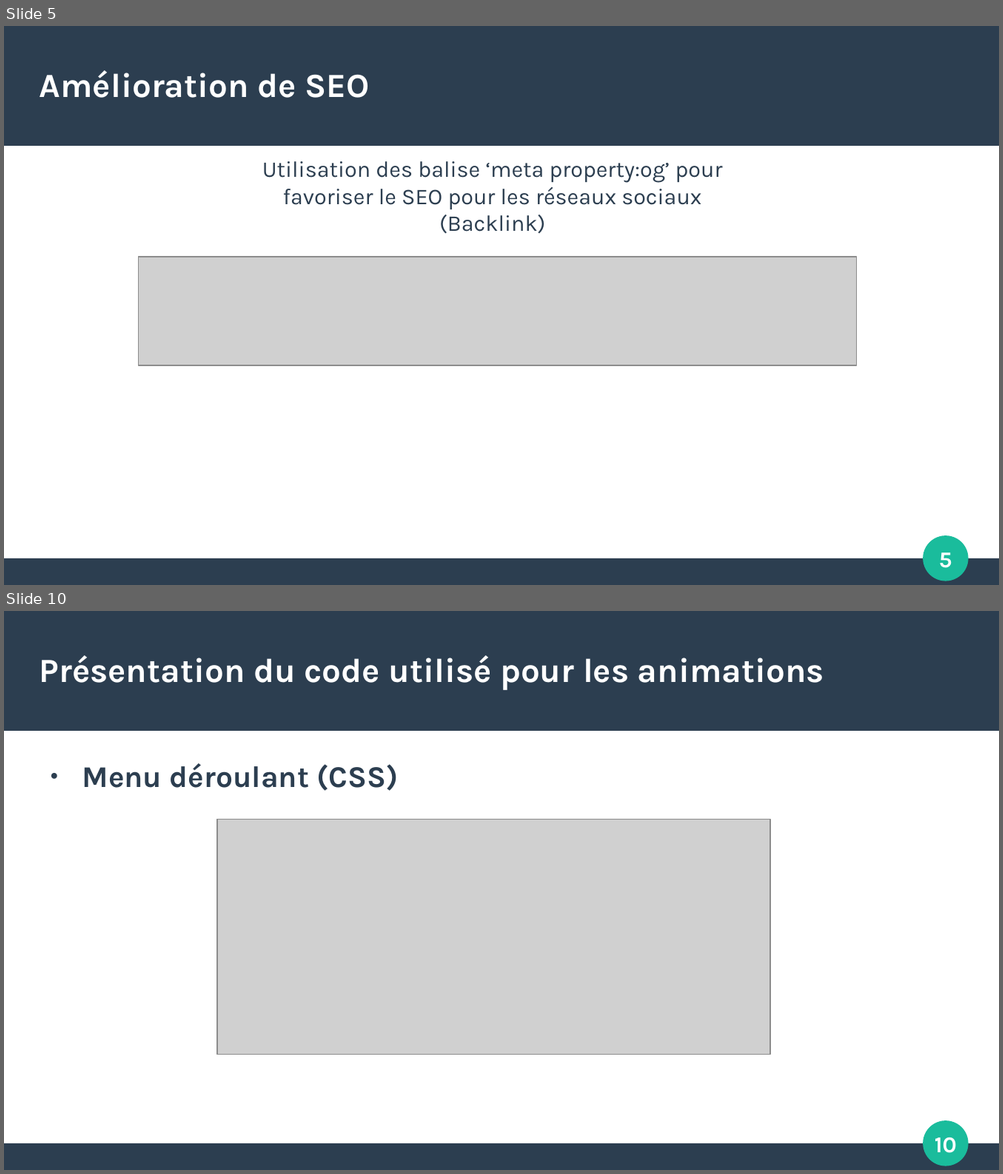
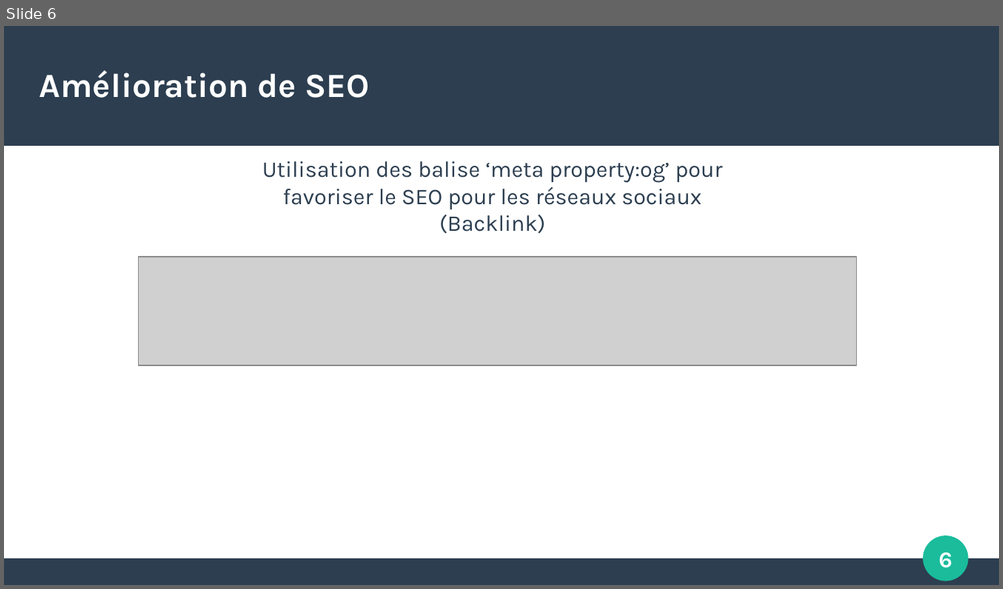
Before and after one commit to pigloo63/Projet4OPC, a slide deck: Docs/Rapport d'optimisation.odp. Shown one above the other, each under a label of ours: slides 5 and 10 before the commit, slide 6 after it; the slides between them are not shown. The pictures are 1003x1174 and 1003x589 pixels, drawn with LibreOffice and Linux fonts; fonts in the diff are those of the drawing; grey boxes stand for pictures. Boxes give left, top, right and bottom in pixels: in the first picture for what was removed or moved away, otherwise in the second. Text is boxed around its words. In the diff, an @@ line names an element or a change of style, - is before the commit and + after.

```diff
--- a/Docs/Rapport d'optimisation.odp
+++ b/Docs/Rapport d'optimisation.odp
@@ slide 10 removed at bbox=[4, 611, 999, 1170], background #FFFFFF; not listed: 4 template elements that a slide beside it also shows @@
@@ title removed at bbox=[40, 655, 824, 690] @@
-Présentation du code utilisé pour les animations
@@ text removed at bbox=[82, 763, 398, 791] @@
-● Menu déroulant (CSS)
@@ picture removed at bbox=[217, 820, 770, 1055] @@
@@ what was slide 5 is now slide 6 @@
@@ page number at bbox=[939, 553, 953, 568]: text changed @@
-5
+6
```
Also in this commit, not shown: 6 slides changed, 9 slides added, 7 other slides removed, 5 other files.
